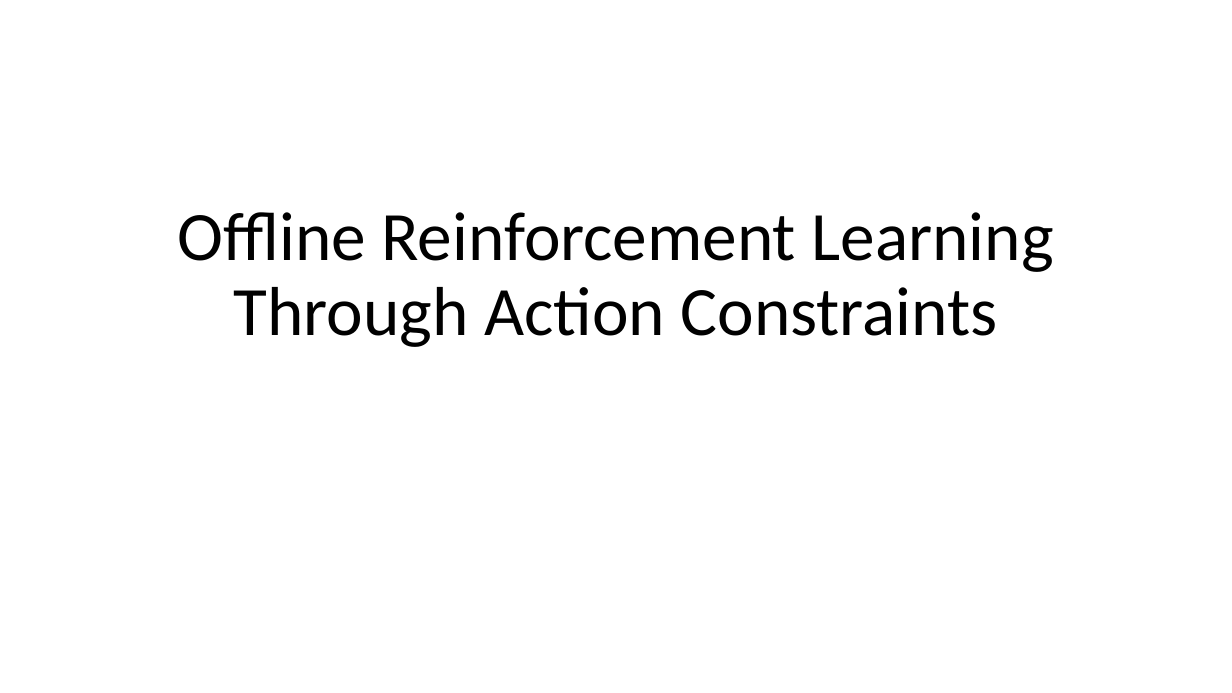
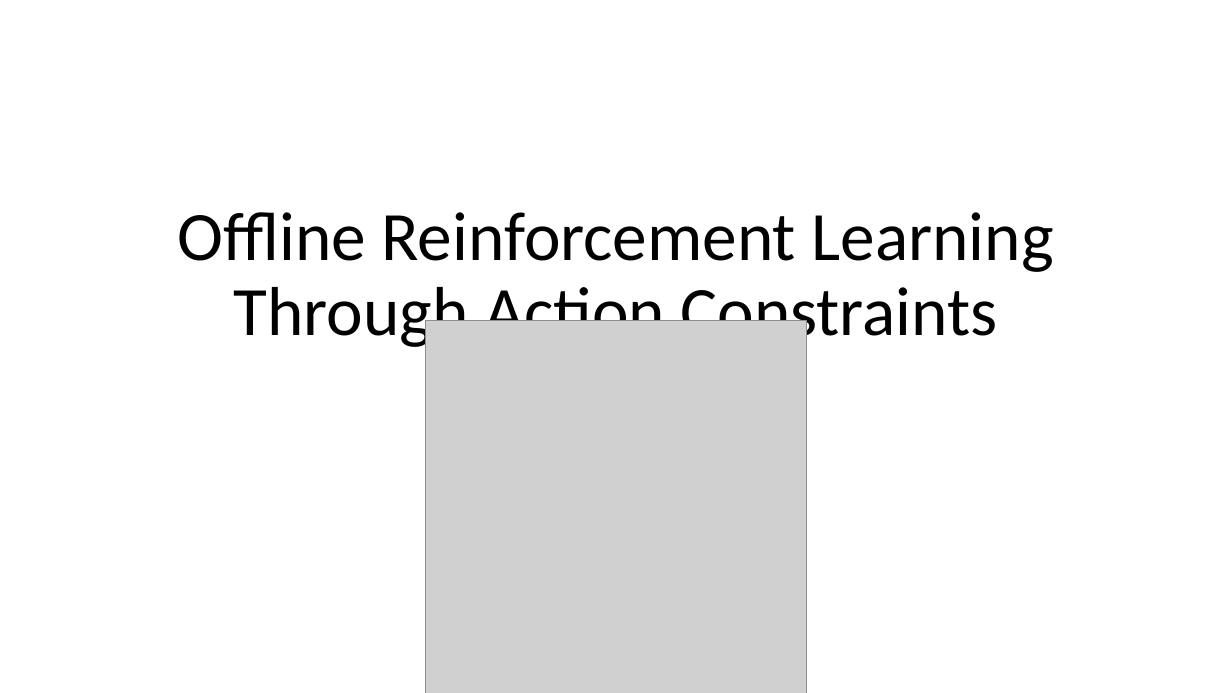
Before and after one commit to earnesdm/CS5001, a slide deck: slide 1 of assignments/Presentation1.pptx. Drawn at 1232x693 pixels with LibreOffice and Linux fonts; fonts in the diff are those of the drawing; grey boxes stand for pictures. Boxes give left, top, right and bottom in pixels: in the first picture for what was removed or moved away, otherwise in the second. Text is boxed around its words. In the diff, an @@ line names an element or a change of style, - is before the commit and + after.

```diff
--- a/assignments/Presentation1.pptx
+++ b/assignments/Presentation1.pptx
@@ picture added at bbox=[426, 321, 807, 693] @@
```
